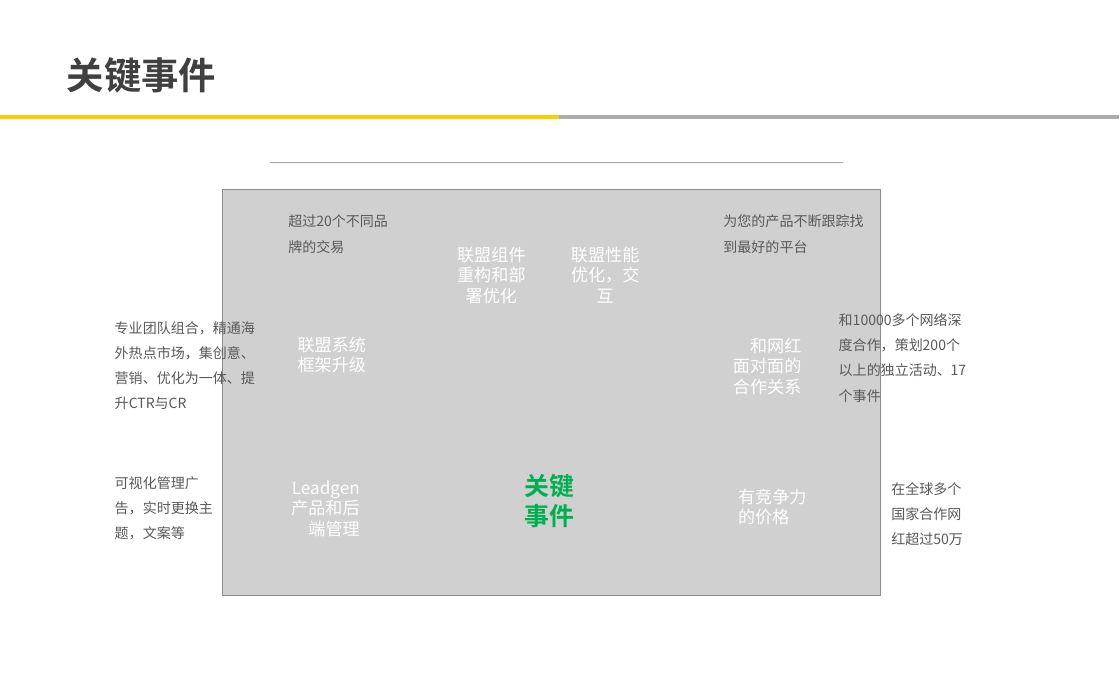
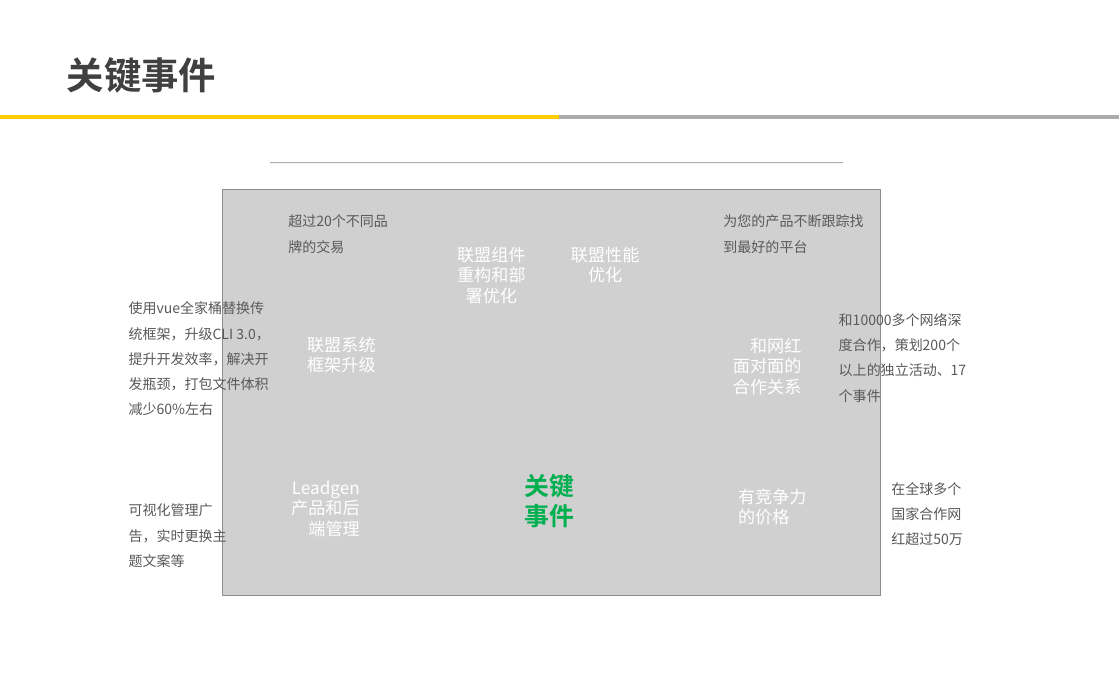
Before and after one commit to yian529/elaine, a slide deck: slide 6 of 申请/马爱莲-广告平台BU-国际业务部-产品技术组-申请职级T5.pptx (slide 5 before the commit). Drawn at 1120x700 pixels with LibreOffice and Linux fonts; fonts in the diff are those of the drawing; grey boxes stand for pictures; background and template pictures are left out. Boxes give left, top, right and bottom in pixels: in the first picture for what was removed or moved away, otherwise in the second. Text is boxed around its words. In the diff, an @@ line names an element or a change of style, - is before the commit and + after.

```diff
--- a/申请/马爱莲-广告平台BU-国际业务部-产品技术组-申请职级T5.pptx
+++ b/申请/马爱莲-广告平台BU-国际业务部-产品技术组-申请职级T5.pptx
@@ text at <box>571,247,640,282</box>: text changed @@
-联盟性能优化，交互
+联盟性能优化
@@ text at <box>129,300,269,415</box>: text changed @@
-专业团队组合，精通海外热点市场，集创意、营销、优化为一体、提升CTR与CR
+使用vue全家桶替换传统框架，升级CLI 3.0，提升开发效率，解决开发瓶颈，打包文件体积减少60%左右
@@ text "联盟系统框架升级": place and size @@
-text "联盟系统框架升级" at <box>298,337,367,372</box>
+text "联盟系统框架升级" at <box>307,337,376,372</box>
@@ text at <box>129,503,227,567</box>: text changed @@
-可视化管理广告，实时更换主题，文案等
+可视化管理广告，实时更换主题文案等
```
Also in this commit, not shown: 2 other slides changed, 3 slides added, 1 slide removed, 5 other files.
